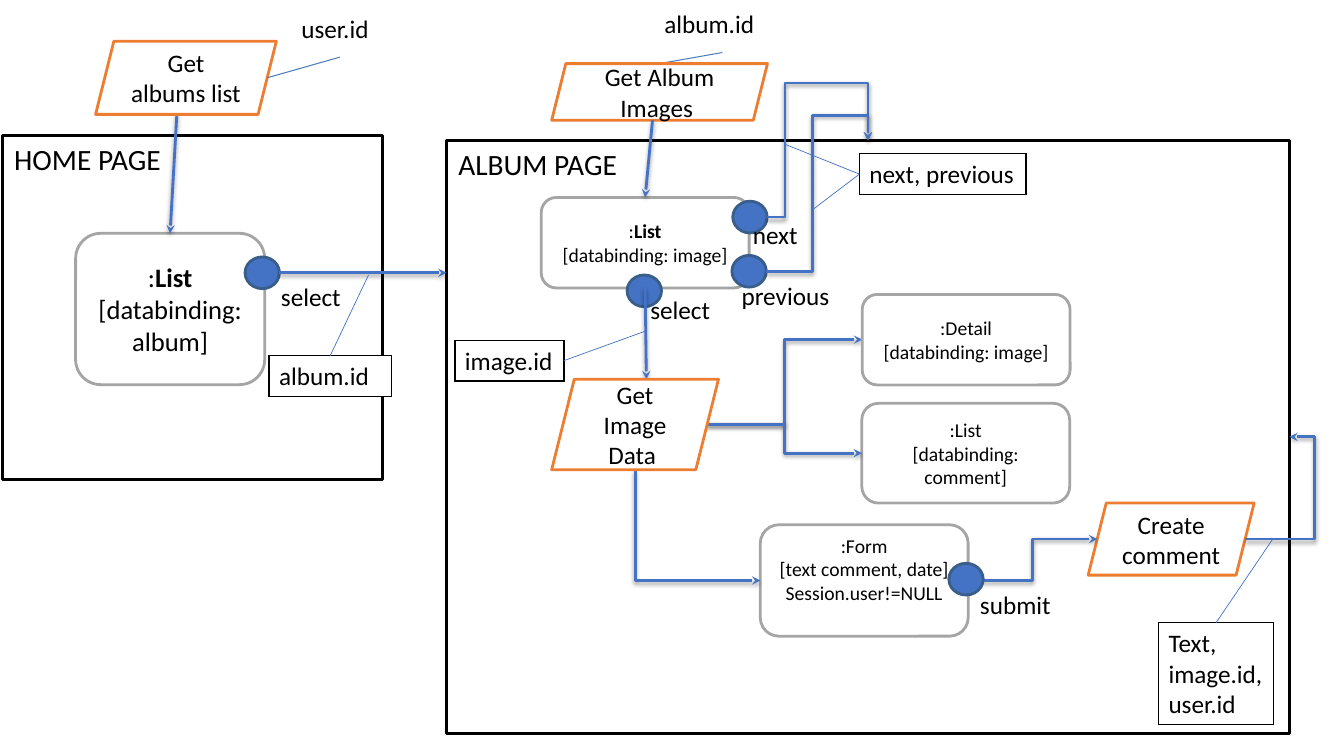
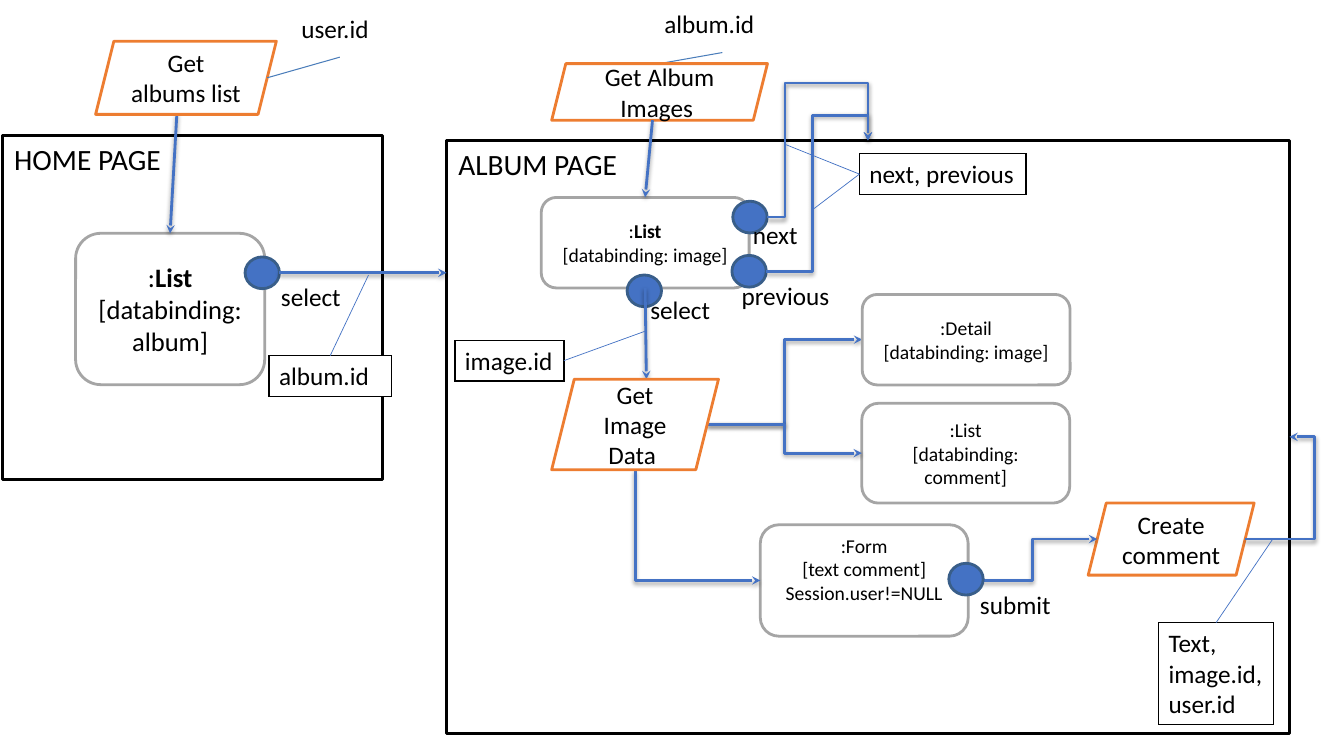
Before and after one commit to Giulsmoon/TecnologiePerIlWeb_Project1, a slide deck: slide 3 of Presentazioni Powerpoint/Progetto1_versione_PURE_HTML.pptx. Drawn at 1344x756 pixels with LibreOffice and Linux fonts; fonts in the diff are those of the drawing. Boxes give left, top, right and bottom in pixels: in the first picture for what was removed or moved away, otherwise in the second. Text is boxed around its words. In the diff, an @@ line names an element or a change of style, - is before the commit and + after.

```diff
--- a/Presentazioni Powerpoint/Progetto1_versione_PURE_HTML.pptx
+++ b/Presentazioni Powerpoint/Progetto1_versione_PURE_HTML.pptx
@@ text in rounded rectangle at [802,561,926,579]: text changed @@
-[text comment, date]
+[text comment]
```
Also in this commit, not shown: 4 other files.
